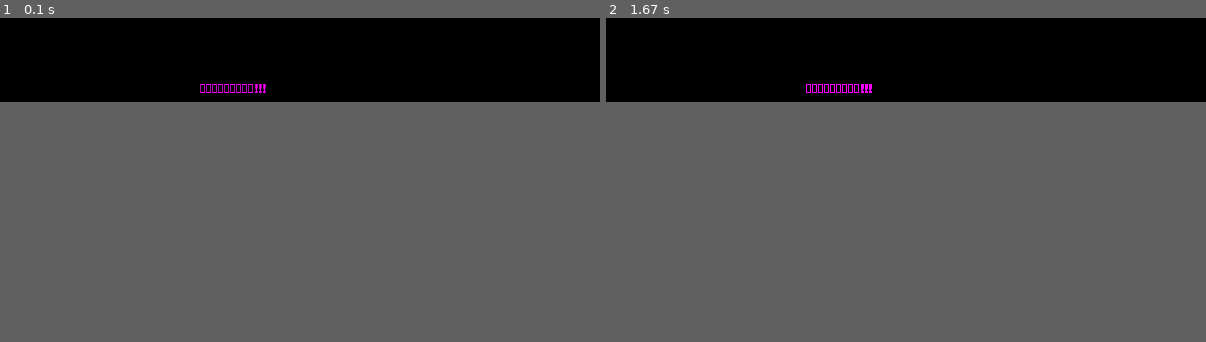
Above: before the commit, frames 1-2 (left to right).
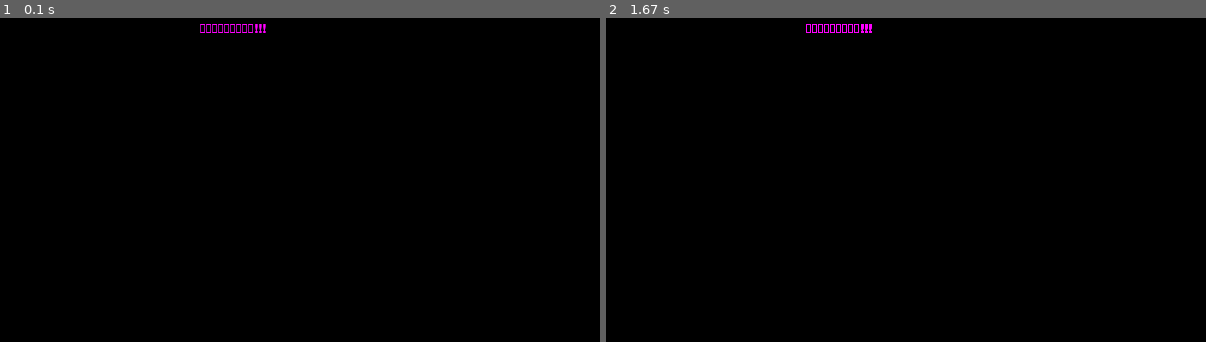
Above: after the commit, the same moments.

Repository: Hongyi0517/PyGame
Game: pygame game, started from game_start.py
Two runs of this game, one before a commit and one after it. Both use one fixed random seed, a clock stepped at 60 frames per second and the inputs below.
Inputs (mouse positions are in pixels of both pictures, inside the frame that each line leads up to):
- Up to frame 1 (0.1 s): no input
- Up to frame 2 (1.67 s): click (906, 21) at 0.38 s
The window is 600x400 before the commit and 600x640 after it. Grey fills any space a smaller window leaves; there, only what the larger window draws over its background counts as a difference.

The runs differ from the first frame. In frame 1, 0.3% of the frame differs, in the area x 33-45%, y 1-24%; in frame 2, 0.3%.

Commit message:
start_pause

Diff:
--- a/game_start.py
+++ b/game_start.py
@@ -4,7 +4,7 @@
 score = 0
 font = pygame.font.Font("C:/mingliu.ttc", 20)
 font1 = pygame.font.Font("C:/mingliu.ttc", 32)
-screen = pygame.display.set_mode((600, 400))
+screen = pygame.display.set_mode((600, 640))
 pygame.display.set_caption("打磚塊遊戲")
 background = pygame.Surface(screen.get_size())
 background = background.convert()
@@ -25,7 +25,7 @@
 
     if not playing:
         message = font.render(message_start, 1, (255,0,255))
-        screen.blit(message, (screen.get_width()/2-100, screen.get_height()-20))
+        screen.blit(message, (screen.get_width()/2-100, screen.get_height()/2))
         pygame.display.update()
     else:
         allsprite.update()
--- a/game_total.py
+++ b/game_total.py
@@ -1,39 +1,43 @@
 import pygame,random,math
 
 class Ball(pygame.sprite.Sprite):
-    dx = 0
-    dy = 0
-    x = 0
-    y = 0
+    dx = 0 #更新後x座標
+    dy = 0 #更新後y座標
+    x = 0 #初始x座標
+    y = 0 #初始y座標
 
     def __init__(self,screen,speed,srx,sry,radium,color):
         pygame.sprite.Sprite.__init__(self)
         self.screen = pygame.display.get_surface()
         self.x = srx
         self.y = sry
+        #球的背景
         self.image = pygame.Surface((radium*2, radium*2))
         self.image.fill((255,255,255))
+        #球
         pygame.draw.circle(self.image, color, (radium,radium), radium, 0)
+        #檢測碰撞的區域
         self.rect = self.image.get_rect()
         self.rect.center = (srx, sry)
+        #反彈角度設定
         diraction = random.randint(20,70)
         rad = math.radians(diraction)
         self.dx = speed * math.cos(rad)
         self.dy = -speed * math.sin(rad)
 
-    def update(self):
+    def update(self): #更新球位置
         self.x += self.dx
         self.y += self.dy
         self.rect.x = self.x
         self.rect.y = self.y
-        self.rect.centerx = self.x  # 新增這行
+        self.rect.centerx = self.x
         self.rect.centery = self.y
         if(self.rect.left <= 0 or self.rect.right >= self.screen.get_width()):
             self.dx *= -1
         elif(self.rect.top <= 0 or self.rect.bottom >= self.screen.get_height()):
             self.dy *= -1
 
-    def collidebounce(self):
+    def collidebounce(self): #撞到左或右邊界
         self.dx *= -1
 
 class Brick(pygame.sprite.Sprite):
@@ -46,7 +50,7 @@
         self.rect.y = y
 
 class Pad(pygame.sprite.Sprite):
-    def __init__(self):
+    def __init__(self): #板子初始設定
         pygame.sprite.Sprite.__init__(self)
         self.image = pygame.image.load("C:/板子圖.png")
         self.image.convert()
@@ -55,43 +59,65 @@
         self.rect.y = screen.get_height() - self.rect.height - 20
         self.screen = pygame.display.get_surface()
 
-    def update(self):
+    def update(self): #滑鼠操控板子
         pos = pygame.mouse.get_pos()
         self.rect.x = pos[0]
         if self.rect.x > screen.get_width() - self.rect.width:
             self.rect.x = screen.get_width() - self.rect.width
 
-pygame.init()
-screen = pygame.display.set_mode((640,640))
+pygame.init() # 啟動遊戲
+screen = pygame.display.set_mode((600,640)) # 視窗大小
+pygame.display.set_caption("打磚塊遊戲")
+#背景設定
 background = pygame.Surface(screen.get_size())
 background = background.convert()
 background.fill((255,255,255))
-allsprite = pygame.sprite.Group()
-ball_1 = Ball(screen, 10, 100, 100, 20, (0, 0, 0))
+#遊戲起始畫面設定
+font = pygame.font.Font("C:/mingliu.ttc", 20)
+font1 = pygame.font.Font("C:/mingliu.ttc", 32)
+allsprite = pygame.sprite.Group() #群組
+ball_1 = Ball(screen, 10, 100, 100, 15, (0, 0, 0)) # 設定球
 allsprite.add(ball_1)
-bricks = pygame.sprite.Group()
-allsprite = pygame.sprite.Group()
-bricks = pygame.sprite.Group()
-pad = Pad()  # 建立 Pad 物件
-allsprite.add(pad)  # 加入 allsprite 群組
+bricks = pygame.sprite.Group() #設定bricks
+allsprite.add(bricks)
+pad = Pad()  #設定pad
+allsprite.add(pad)
 clock = pygame.time.Clock()
-for row in range(0, 4):
-    for column in range(0, 15):
-        if row == 0 or row == 1:
-            brick = Brick((0, 255, 0), column * 40 + 1, row * 15 + 1)
-        if row == 2 or row == 3:
-            brick = Brick((0, 0, 255), column * 40 + 1, row * 15 + 1)
+for row in range(0, 4): #行數
+    for column in range(0, 15): #列數
+        if row == 0:
+            brick = Brick((0,0,139), column * 40 + 1, row * 16 + 1)
+        if row == 1:
+            brick = Brick((0,0,205), column * 40 + 1, row * 16 + 1)
+        if row == 2:
+            brick = Brick((65,105,225), column * 40 + 1, row * 16 + 1)
+        if row == 3:
+            brick = Brick((100,149,237), column * 40 + 1, row * 16 + 1)
         bricks.add(brick)
         allsprite.add(brick)
+message_start = "按滑鼠左鍵開始遊戲!!!"
+playing = False
 Running = True
-while Running:
-    clock.tick(50)
+while Running: #遊戲基礎設定
+    clock.tick(50) #遊戲幀率
     for event in pygame.event.get():
-        if event.type == pygame.QUIT:
+        if event.type == pygame.QUIT: #關閉視窗
             Running = False
+        elif event.type == pygame.MOUSEBUTTONDOWN and event.button == 1 and not playing: #偵測遊戲是否開始
+            playing = True
+    if not playing: #遊戲起始介面
+        message = font.render(message_start, 1, (255,0,255))
+        screen.blit(message, (screen.get_width()/2-100, screen.get_height()/2))
+        pygame.display.update()
+    else: #遊戲中
+        #更新物件
+        ball_1.update()
+        pad.update()
+        bricks.update()
+        allsprite.draw(screen)
+        pygame.display.update()
     screen.blit(background, (0, 0))
-    ball_1.update()
     allsprite.draw(screen)
+    pygame.display.flip()
     pygame.display.update()
-    pad.update()
 pygame.quit()
